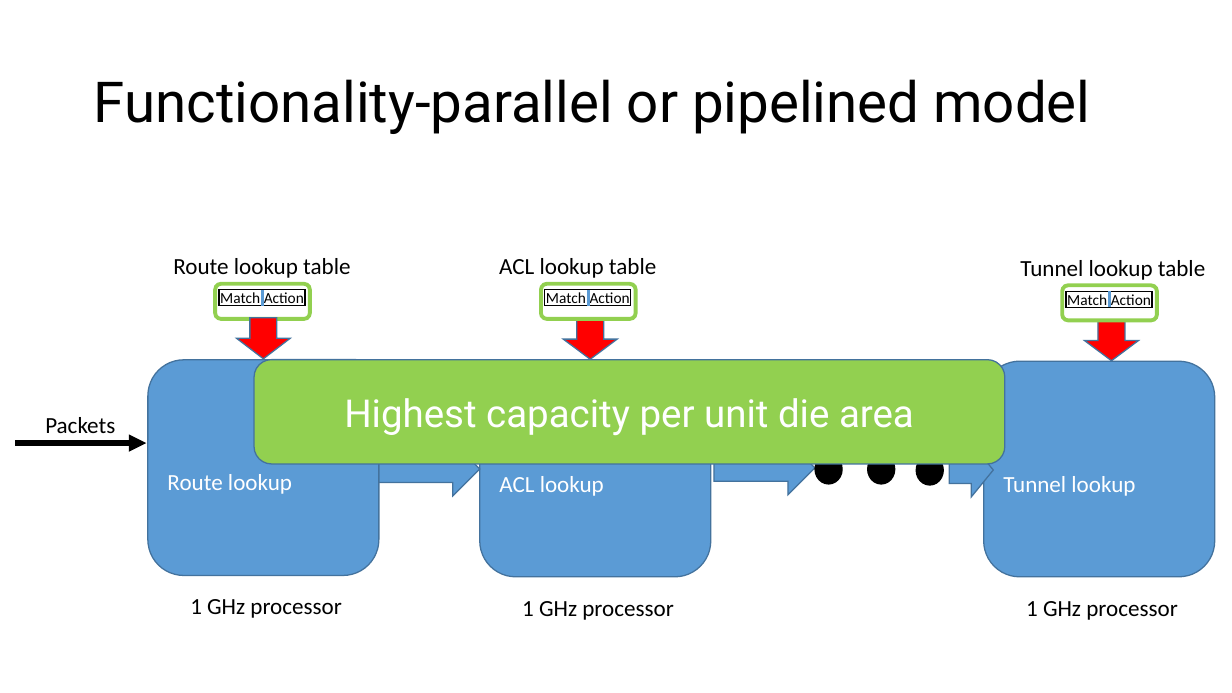
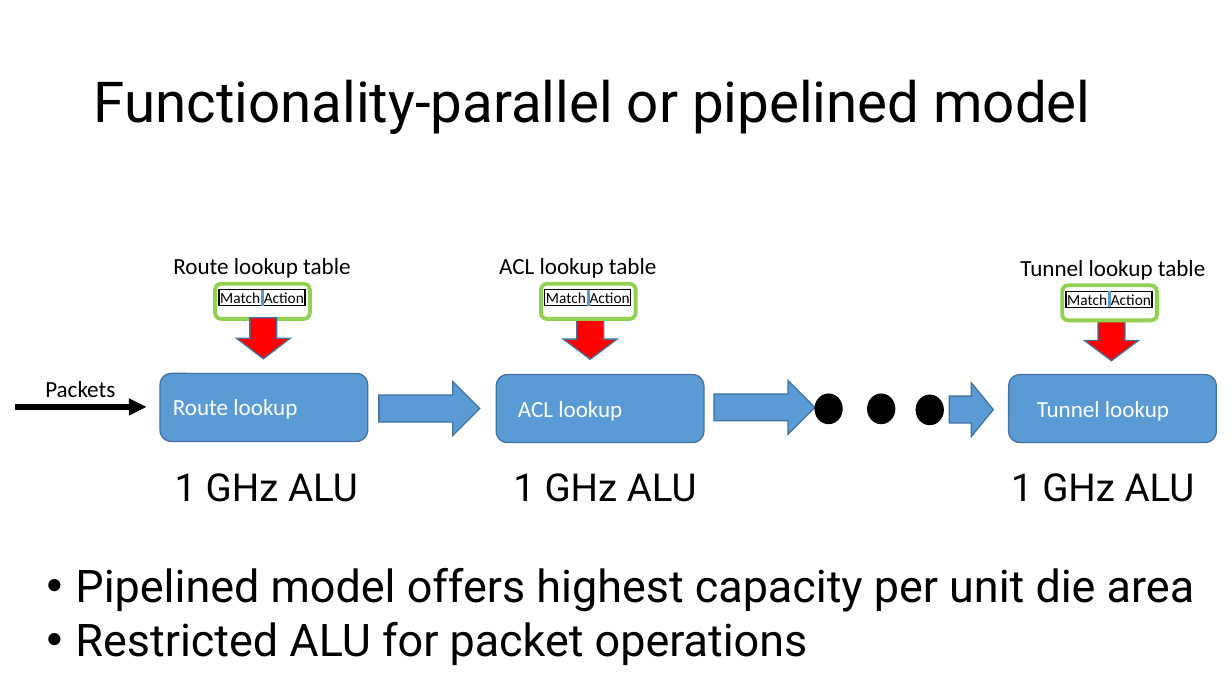
Before and after one commit to anirudhSK/pifo-domino-marple-ppts, a slide deck: slide 14 of domino_pifo.pptx. Drawn at 1232x693 pixels with LibreOffice and Linux fonts; fonts in the diff are those of the drawing. Boxes give left, top, right and bottom in pixels: in the first picture for what was removed or moved away, otherwise in the second. Text is boxed around its words. In the diff, an @@ line names an element or a change of style, - is before the commit and + after.

```diff
--- a/domino_pifo.pptx
+++ b/domino_pifo.pptx
@@ text "Packets": place and size @@
-text "Packets" at bbox=[45, 417, 115, 433]
+text "Packets" at bbox=[45, 381, 115, 397]
@@ rounded rectangle added at bbox=[160, 373, 368, 442], fill #5B9BD5, outline #43739E 1 pt @@
@@ text "Route lookup": place and size @@
-text "Route lookup" at bbox=[148, 360, 379, 575]
+text "Route lookup" at bbox=[173, 399, 297, 419]
@@ rounded rectangle removed at bbox=[254, 360, 1005, 464] @@
-Highest capacity per unit die area
@@ rounded rectangle added at bbox=[496, 374, 704, 443], fill #5B9BD5, outline #43739E 1 pt @@
@@ 3 ellipses, 3 down arrows: place and size @@
-3 ellipses, 3 down arrows at bbox=[378, 441, 994, 497]
+3 ellipses, 3 down arrows at bbox=[378, 380, 994, 437]
@@ rounded rectangle added at bbox=[1009, 374, 1217, 443], fill #5B9BD5, outline #43739E 1 pt @@
@@ arrow moved from (16, 444) - (146, 444) to (16, 407) - (146, 407) @@
@@ vertical alignment middle to top; fill #5B9BD5 to none; outline #43739E 1 pt to none in 3 elements at bbox=[1037, 401, 1169, 421], bbox=[173, 399, 297, 419], bbox=[518, 401, 622, 421] @@
@@ text "ACL lookup": place and size @@
-text "ACL lookup" at bbox=[480, 361, 711, 577]
+text "ACL lookup" at bbox=[518, 401, 622, 421]
@@ text "Tunnel lookup": place and size @@
-text "Tunnel lookup" at bbox=[984, 361, 1215, 577]
+text "Tunnel lookup" at bbox=[1037, 401, 1169, 421]
@@ text at bbox=[175, 473, 358, 502]: text changed; size 18 to 30 pt; font Calibri to Roboto @@
-1 GHz processor
+1 GHz ALU
@@ text at bbox=[513, 473, 697, 502]: text changed; size 18 to 30 pt; font Calibri to Roboto @@
-1 GHz processor
+1 GHz ALU
@@ text at bbox=[1011, 473, 1195, 502]: text changed; size 18 to 30 pt; font Calibri to Roboto @@
-1 GHz processor
+1 GHz ALU
@@ text added at bbox=[75, 568, 1194, 665], 35 pt, text #000000 @@
+• Pipelined model offers highest capacity per unit die area
+• Restricted ALU for packet operations
```
Also in this commit, not shown: 11 other slides changed, 4 slides added.
